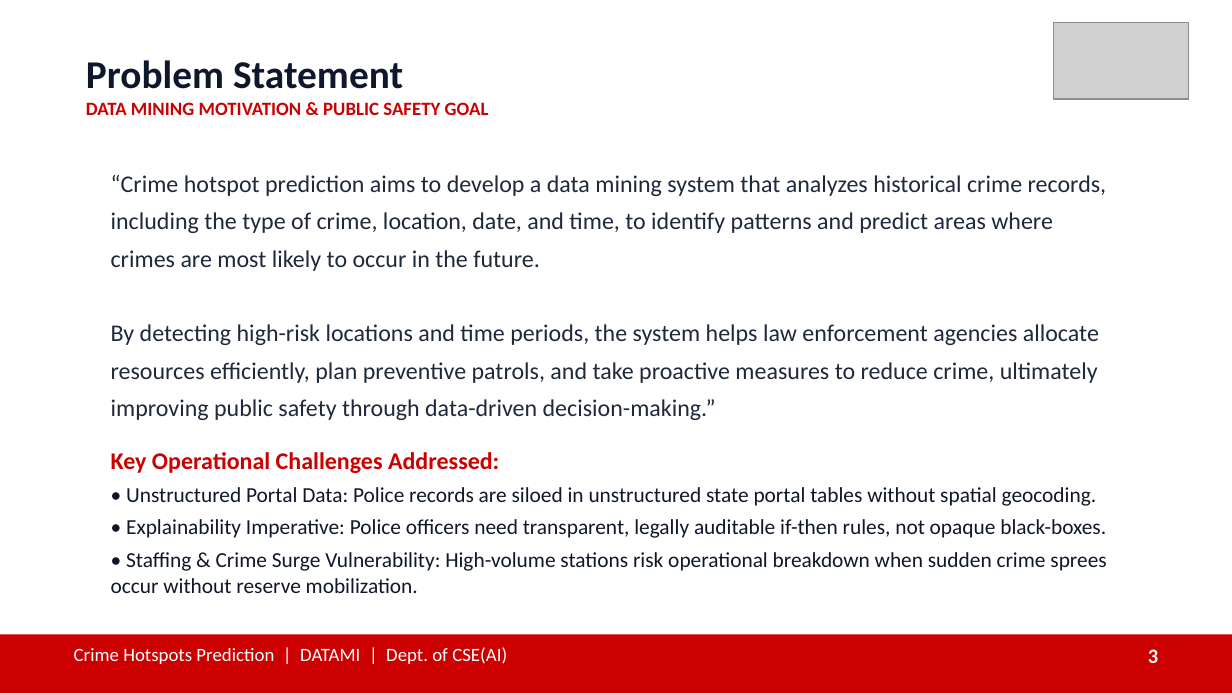
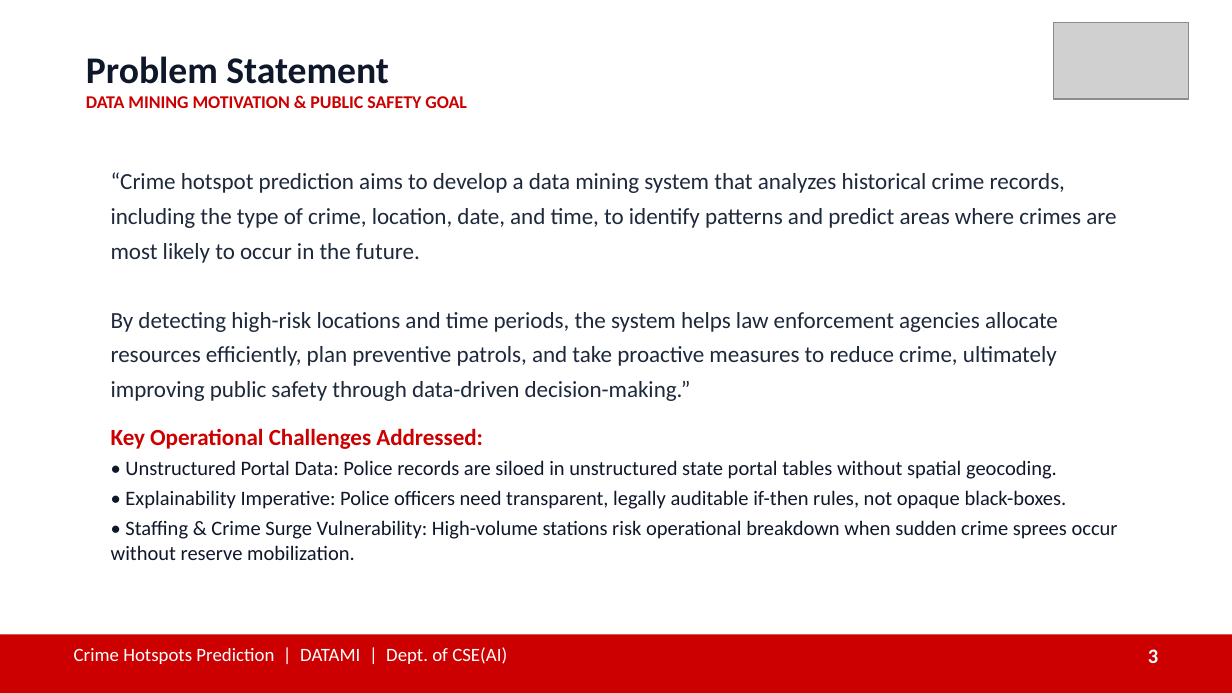
Before and after one commit to JVN321/DATAMI, a slide deck: slide 3 of presentation/Crime_Hotspots_Prediction_DATAMI.pptx. Drawn at 1232x693 pixels with LibreOffice and Linux fonts; fonts in the diff are those of the drawing; grey boxes stand for pictures. Boxes give left, top, right and bottom in pixels: in the first picture for what was removed or moved away, otherwise in the second. Text is boxed around its words. In the diff, an @@ line names an element or a change of style, - is before the commit and + after.

```diff
--- a/presentation/Crime_Hotspots_Prediction_DATAMI.pptx
+++ b/presentation/Crime_Hotspots_Prediction_DATAMI.pptx
@@ text "Problem Statement" at (86, 56, 467, 108): size 23 to 22 pt in "Problem Statement"; size 11 to 10.5 pt in "DATA MINING MOTIVATION & PUBLIC SAFETY GOAL" @@
@@ text "“Crime hotspot prediction aims to ..." at (111, 172, 1118, 560): size 14 to 13.5 pt in "“Crime hotspot prediction aims to develop a ...", "Key Operational Challenges Addressed:"; size 12.5 to 12 pt in "• Unstructured Portal Data: Police records are ...", "• Explainability Imperative: Police officers need transparen ...", "• Staffing & Crime Surge Vulnerability: High-volume ..."; line spacing 1.3 to 1.25; less space between paragraphs @@
```
Also in this commit, not shown: 15 other slides changed, 4 slides added, 1 slide removed, 25 other files.
